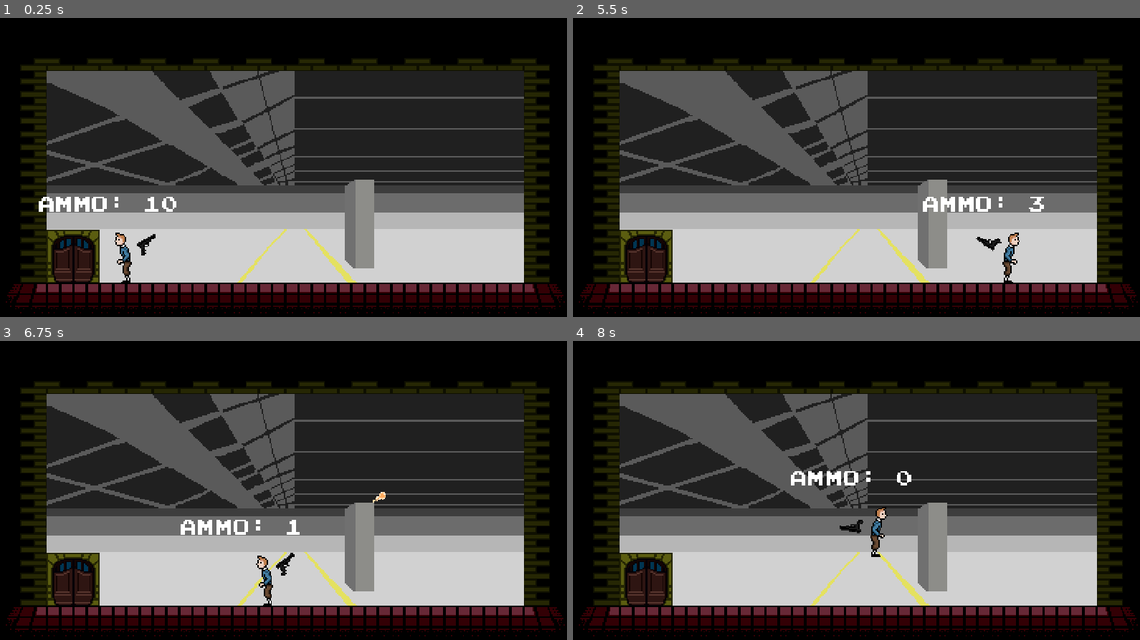
Above: before the commit, frames 1-4 (two rows, left to right).
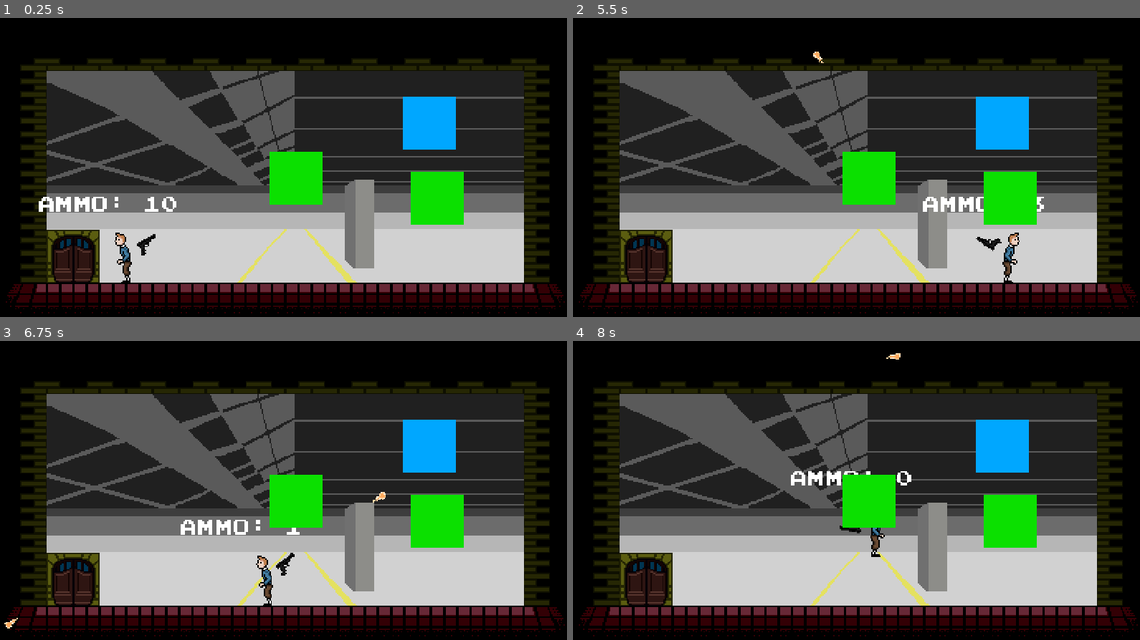
Above: after the commit, the same moments.

Repository: JoonasHeinonen/super-cool-target-practice
Game: Godot game, scene res://scenes/Levels/TargetPracticeArea.tscn
The game is run twice, just before and just after one commit, with the same random seed, the same clock (stepped at 60 frames per second) and the same inputs. This scene is started directly instead of the project's main scene.
Inputs (mouse positions are in pixels of both pictures, inside the frame that each line leads up to):
- Up to frame 1 (0.25 s): no input
- Up to frame 2 (5.5 s): tap Enter (ui_accept) at 0.5, 0.77, 1.52, 3.02, 3.77, 4.52 s; move the mouse to (981, 152) at 0.52 s; hold Right (ui_right) 0.53-2.03 s; click (981, 152) at 0.6 s; move the mouse to (737, 182) at 1.27 s; click (737, 182) at 1.35 s; move the mouse to (913, 101) at 2.02 s; hold Left (ui_left) 2.03-2.78 s; click (913, 101) at 2.1 s; move the mouse to (822, 227) at 2.77 s; hold Right (ui_right) 2.78-4.28 s; click (822, 227) at 2.85 s; move the mouse to (1026, 212) at 3.52 s; click (1026, 212) at 3.6 s; move the mouse to (680, 122) at 4.27 s; hold Left (ui_left) 4.28-5.03 s; click (680, 122) at 4.35 s; move the mouse to (879, 167) at 5.02 s; hold Right (ui_right) from 5.03 s (still down); click (879, 167) at 5.1 s
- Up to frame 3 (6.75 s): move the mouse to (192, 415) at 5.77 s; release Right (ui_right) at 5.78 s; hold Left (ui_left) from 5.78 s (still down); click (192, 415) at 5.85 s; tap Enter (ui_accept) at 6.02 s; move the mouse to (408, 475) at 6.52 s; click (408, 475) at 6.6 s
- Up to frame 4 (8 s): tap Enter (ui_accept) at 6.77, 7.52 s; move the mouse to (737, 505) at 7.27 s; release Left (ui_left) at 7.28 s; hold Right (ui_right) from 7.28 s (still down); click (737, 505) at 7.35 s

The runs differ from the first frame. In frame 1, 5.0% of the frame differs, in the area x 47-82%, y 26-70%; in frame 2, 5.0%; in frame 3, 5.0%; in frame 4, 5.0%, in the area x 47-82%, y 4-70%.

Commit message:
Initial logic for scoring implemented when hitting with a target

Diff:
--- a/scenes/Levels/TargetPracticeArea.tscn
+++ b/scenes/Levels/TargetPracticeArea.tscn
@@ -1,10 +1,11 @@
-[gd_scene load_steps=6 format=3 uid="uid://cjvsfx6lbdbdt"]
+[gd_scene load_steps=7 format=3 uid="uid://cjvsfx6lbdbdt"]
 
 [ext_resource type="PackedScene" uid="uid://bbobpggbhc50j" path="res://scenes/Tiles/Tiles.tscn" id="1_3pj46"]
 [ext_resource type="Script" path="res://src/levels/level_base.gd" id="1_l478m"]
 [ext_resource type="PackedScene" uid="uid://cov7db0jq0yxj" path="res://scenes/Player/Player.tscn" id="2_04u2b"]
 [ext_resource type="Texture2D" uid="uid://dp84ghxffx8u3" path="res://resources/images/tiles/gun_range_background_wide.png" id="2_d7x0l"]
 [ext_resource type="PackedScene" uid="uid://b5ghffcqwtenl" path="res://scenes/WorldEntities/Door.tscn" id="3_5vtns"]
+[ext_resource type="PackedScene" uid="uid://cdk34xw8o14ic" path="res://scenes/NPC/TrackTarget/Target.tscn" id="6_vhcot"]
 
 [node name="TargetPracticeArea" type="Node2D"]
 script = ExtResource("1_l478m")
@@ -23,3 +24,14 @@
 
 [node name="Player" parent="." instance=ExtResource("2_04u2b")]
 position = Vector2(99, 180)
+
+[node name="Targets" type="Node" parent="."]
+
+[node name="Track2" parent="Targets" instance=ExtResource("6_vhcot")]
+position = Vector2(329, 79)
+
+[node name="Track3" parent="Targets" instance=ExtResource("6_vhcot")]
+position = Vector2(335, 136)
+
+[node name="Track" parent="Targets" instance=ExtResource("6_vhcot")]
+position = Vector2(228, 121)
--- /dev/null
+++ b/scenes/NPC/TrackTarget/Target.tscn
@@ -0,0 +1,39 @@
+[gd_scene load_steps=6 format=3 uid="uid://cdk34xw8o14ic"]
+
+[ext_resource type="Script" path="res://src/npc/target.gd" id="1_3nwwk"]
+[ext_resource type="Texture2D" uid="uid://cyochhsjngp27" path="res://resources/images/other/targets.png" id="2_pw4f7"]
+
+[sub_resource type="RectangleShape2D" id="RectangleShape2D_buuyf"]
+size = Vector2(5, 5)
+
+[sub_resource type="RectangleShape2D" id="RectangleShape2D_tuvmc"]
+size = Vector2(3, 9)
+
+[sub_resource type="RectangleShape2D" id="RectangleShape2D_jwj3l"]
+size = Vector2(3, 9)
+
+[node name="Target" type="CharacterBody2D"]
+script = ExtResource("1_3nwwk")
+
+[node name="TargetSprite" type="Sprite2D" parent="."]
+texture = ExtResource("2_pw4f7")
+hframes = 6
+
+[node name="BullseyeArea" type="Area2D" parent="."]
+
+[node name="BullseyeCollisionShape" type="CollisionShape2D" parent="BullseyeArea"]
+position = Vector2(0.5, 0.5)
+shape = SubResource("RectangleShape2D_buuyf")
+
+[node name="WhiteregionArea" type="Area2D" parent="."]
+
+[node name="WhiteregionSouthCollisionShape" type="CollisionShape2D" parent="WhiteregionArea"]
+position = Vector2(0.5, 7.5)
+shape = SubResource("RectangleShape2D_tuvmc")
+
+[node name="WhiteregionNorthCollisionShape" type="CollisionShape2D" parent="WhiteregionArea"]
+position = Vector2(0.5, -6.5)
+shape = SubResource("RectangleShape2D_jwj3l")
+
+[connection signal="area_entered" from="BullseyeArea" to="." method="_on_bullseye_area_entered"]
+[connection signal="area_entered" from="WhiteregionArea" to="." method="_on_whiteregion_area_entered"]
--- a/src/effects/projectile_base.gd
+++ b/src/effects/projectile_base.gd
@@ -18,7 +18,7 @@
 	position += velocity * delta
 	rotation = velocity.angle()
 
-func _on_projectile_body_entered(body):
-	if body.is_in_group("mobs"):
-		body.queue_free()
-	queue_free()
+func _on_projectile_body_entered(body): pass
+	#if body.is_in_group("mobs"):
+		#body.queue_free()
+	#queue_free()
--- /dev/null
+++ b/src/npc/target.gd
@@ -0,0 +1,20 @@
+extends CharacterBody2D
+
+@onready var sprite = $TargetSprite
+
+var sprite_index : int = 0
+
+var rng = RandomNumberGenerator.new()
+
+func _ready():
+	sprite_index = rng.randf_range(0, sprite.hframes)
+	sprite.frame = sprite_index
+
+func _physics_process(delta):
+	pass
+
+func _on_bullseye_area_entered(area):
+	print("10 points: BULLSEYE!!!!")
+
+func _on_whiteregion_area_entered(area):
+	print("1 point...")
--- /dev/null
+++ b/src/npc/track.gd
@@ -0,0 +1,7 @@
+extends CharacterBody2D
+
+func _ready():
+	pass
+
+func _physics_process(delta):
+	pass
Binary file added: resources/images/other/targets.png
Not shown, added: resources/images/other/targets.png.import
